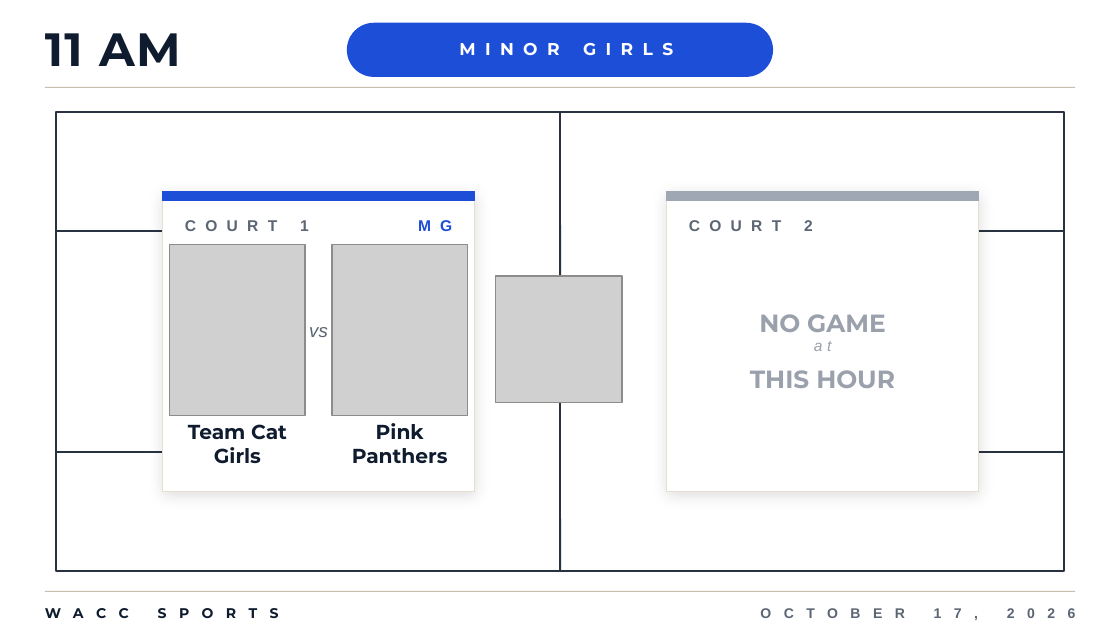
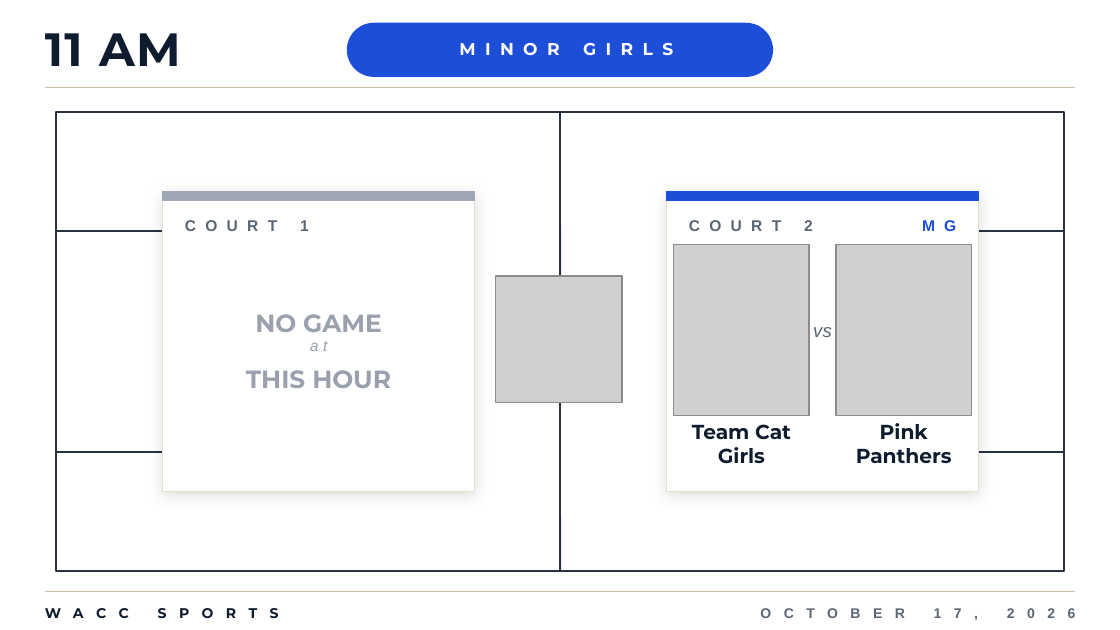
Before and after one commit to vandayam/public_images, a slide deck: slide 5 of 10-17-2026/wacc-matchups-oct17.pptx. Drawn at 1120x630 pixels with LibreOffice and Linux fonts; fonts in the diff are those of the drawing; grey boxes stand for pictures. Boxes give left, top, right and bottom in pixels: in the first picture for what was removed or moved away, otherwise in the second. Text is boxed around its words. In the diff, an @@ line names an element or a change of style, - is before the commit and + after.

Commit message:
Fix Oct 17 Minor Girls slide: game on Court 2

```diff
--- a/10-17-2026/wacc-matchups-oct17.pptx
+++ b/10-17-2026/wacc-matchups-oct17.pptx
@@ 3 texts, 1 rectangle: place and size @@
-3 texts, 1 rectangle at <box>666,192,979,388</box>
+3 texts, 1 rectangle at <box>162,192,475,388</box>
@@ 4 texts, 2 pictures, 1 rectangle: place and size @@
-4 texts, 2 pictures, 1 rectangle at <box>162,192,475,464</box>
+4 texts, 2 pictures, 1 rectangle at <box>666,192,979,464</box>
```
Also in this commit, not shown: 1 other file.
